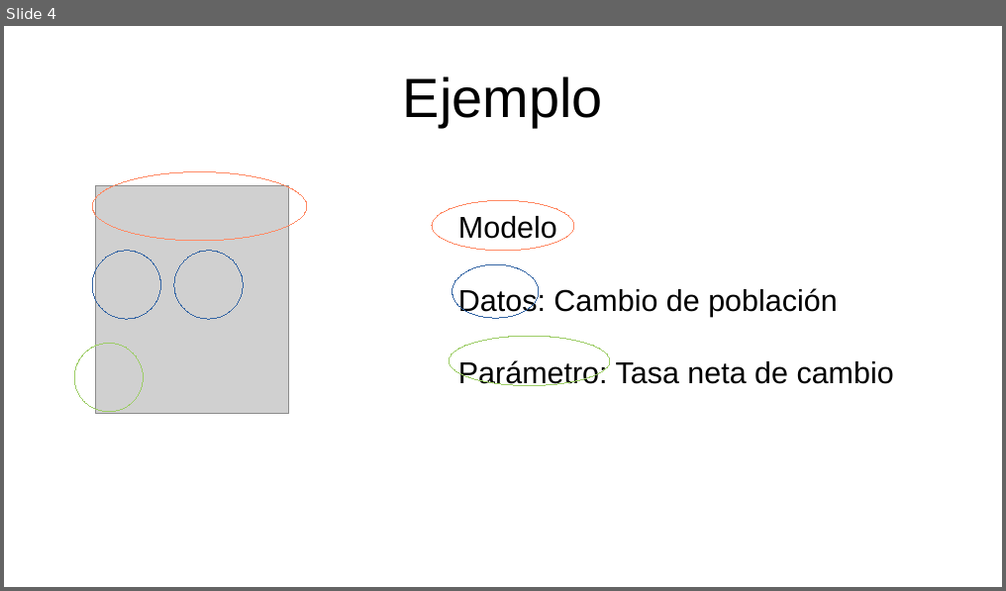
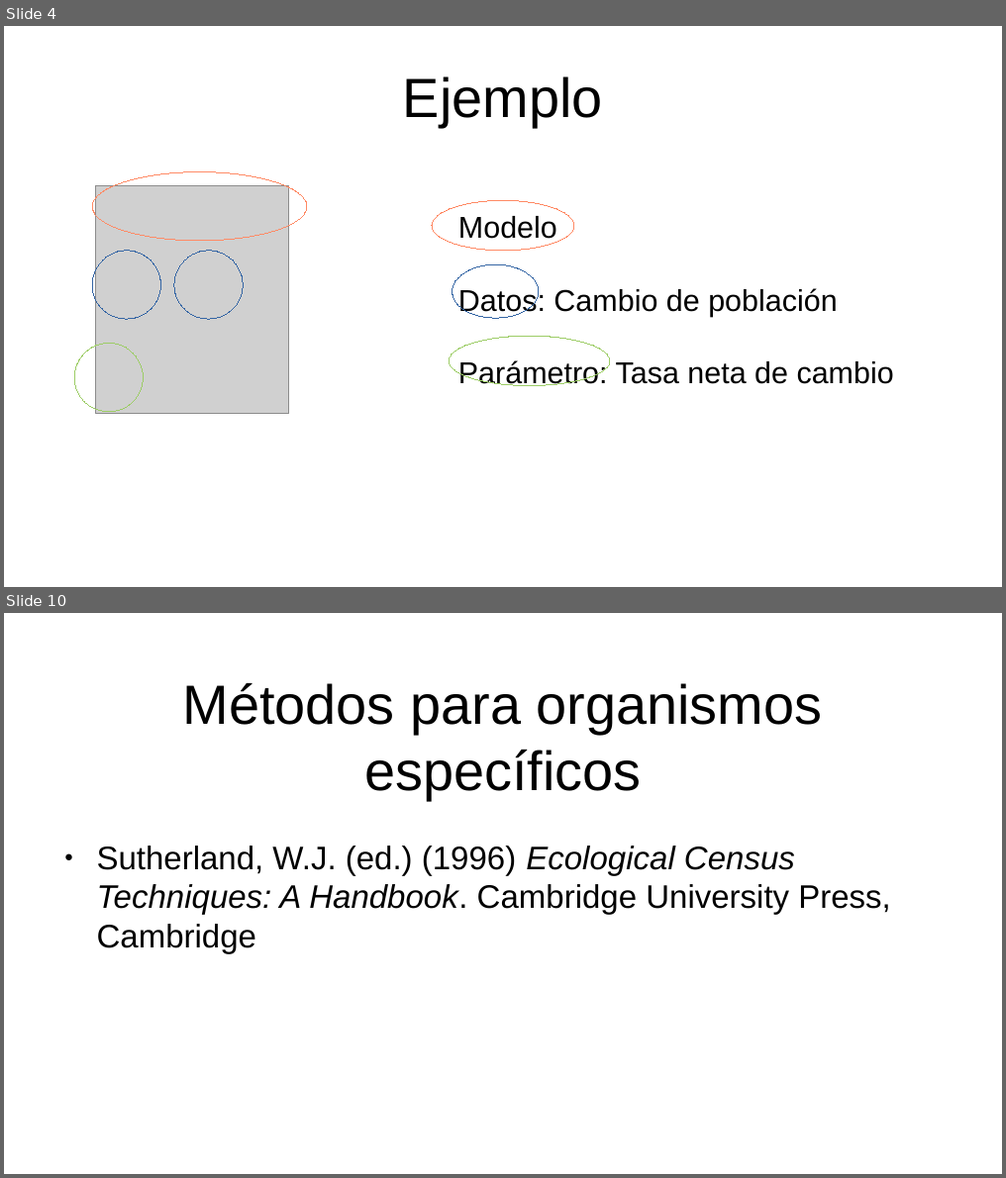
Before and after one commit to gerardommc/Ecologia-poblaciones, a slide deck: Unidad-2/Estimacion-tamano.odp. Shown one above the other, each under a label of ours: slide 4 before the commit, slides 4 and 10 after it; the slides between them are not shown. The pictures are 1006x591 and 1006x1178 pixels, drawn with LibreOffice and Linux fonts; fonts in the diff are those of the drawing; grey boxes stand for pictures. Boxes give left, top, right and bottom in pixels: in the first picture for what was removed or moved away, otherwise in the second. Text is boxed around its words. In the diff, an @@ line names an element or a change of style, - is before the commit and + after.

```diff
--- a/Unidad-2/Estimacion-tamano.odp
+++ b/Unidad-2/Estimacion-tamano.odp
@@ slide 10 added at (4, 613, 1002, 1174), background #FFFFFF @@
@@ title added at (183, 683, 823, 800), 44 pt, text #000000 @@
+Métodos para organismos específicos
@@ text added at (97, 846, 891, 955), 26 pt, text #000000 @@
+● Sutherland, W.J. (ed.) (1996) Ecological Census Techniques: A Handbook. Cambridge University Press, Cambridge
```
Also in this commit, not shown: 7 other slides added, 1 slide removed, 11 other files.
